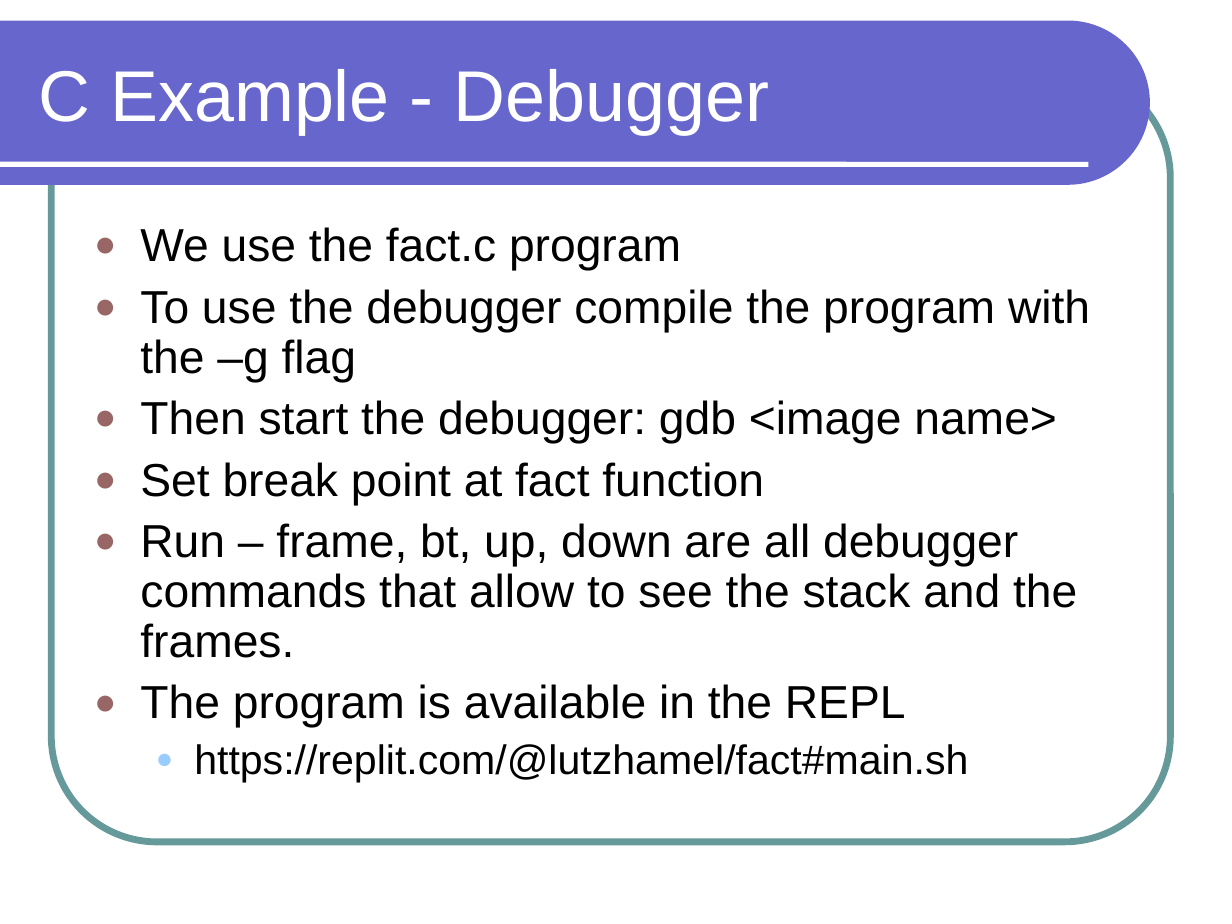
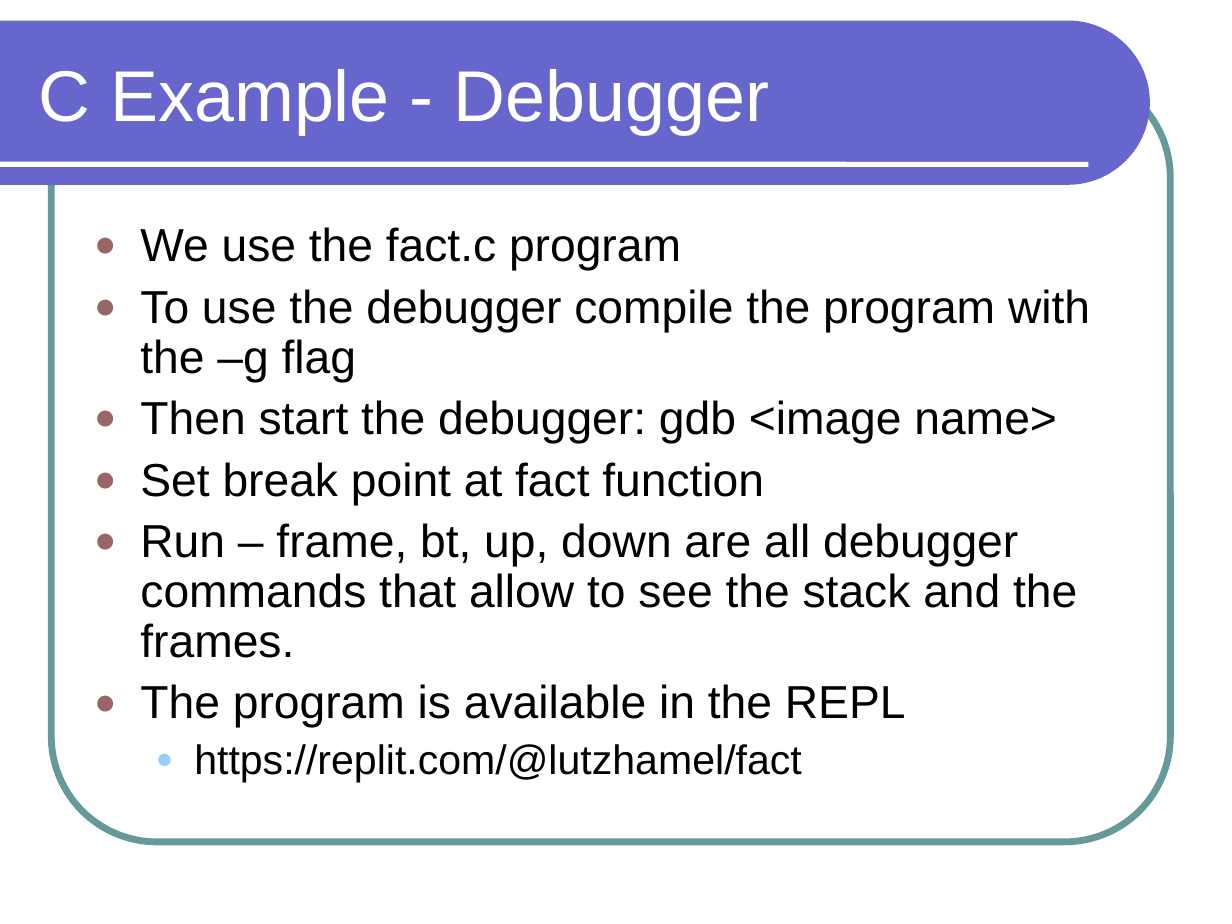
Before and after one commit to lutzhamel/CSC301, a slide deck: slide 12 of notes/csc301-ln016.ppt (slide 11 before the commit). Drawn at 1232x924 pixels with LibreOffice and Linux fonts; fonts in the diff are those of the drawing. Boxes give left, top, right and bottom in pixels: in the first picture for what was removed or moved away, otherwise in the second. Text is boxed around its words. In the diff, an @@ line names an element or a change of style, - is before the commit and + after.

```diff
--- a/notes/csc301-ln016.ppt
+++ b/notes/csc301-ln016.ppt
@@ text at bbox=[194, 744, 801, 783]: text changed @@
-  ● https://replit.com/@lutzhamel/fact#main.sh
+  ● https://replit.com/@lutzhamel/fact
```
Also in this commit, not shown: 2 other slides changed, 1 slide added, 7 other files.
